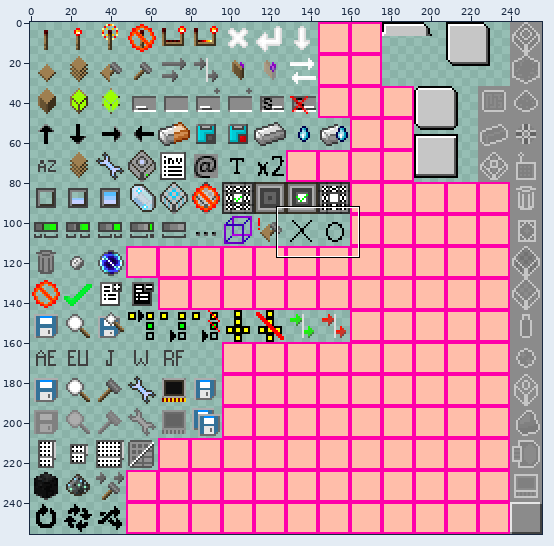
Edited in one commit: sprite sheet (src/main/resources/assets/appliedenergistics2/textures/guis/states.png). The picture above shows the old version from afar; the outline marks the close-up.
Close-up. Earlier state:
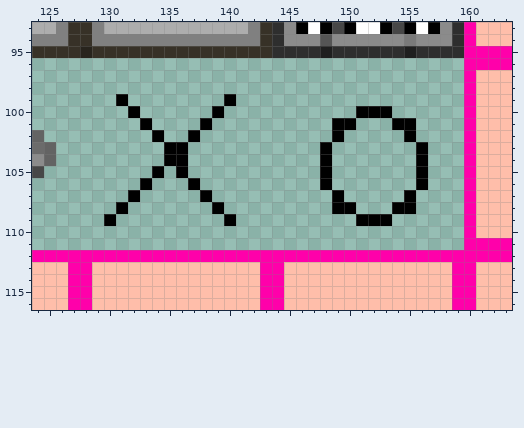
The file is 256x256 pixels. Pixels under 10% opacity are left out. Colours within 5 levels of each other are drawn and written as one. Shown: x 124..163, y 93..116. The commit also changed other parts of the picture, which this record leaves out.
New version:
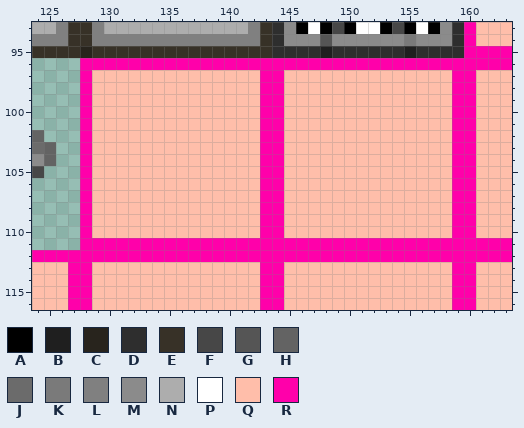
Palette (. is transparent): A #000000  B #1f1f1f  C #28241d  D #2e2e2e  E #373127  F #474747  G #555555  H #636363  J #6b6b6b  K #7a7a7a  L #808080  M #8b8b8b  N #adadad  P #ffffff  Q #ffbeaa  R #ff00aa
Difference:
y 96: x 128..159 ................................ -> RRRRRRRRRRRRRRRRRRRRRRRRRRRRRRRR
y 97..98: x 128..159 ................................ -> RQQQQQQQQQQQQQQRRQQQQQQQQQQQQQQR
y 99: x 128..159 ...A........A................... -> RQQQQQQQQQQQQQQRRQQQQQQQQQQQQQQR
y 100: x 128..159 ....A......A...........AAA...... -> RQQQQQQQQQQQQQQRRQQQQQQQQQQQQQQR
y 101: x 128..159 .....A....A..........AA...AA.... -> RQQQQQQQQQQQQQQRRQQQQQQQQQQQQQQR
y 102: x 128..159 ......A..A...........A.....A.... -> RQQQQQQQQQQQQQQRRQQQQQQQQQQQQQQR
y 103..104: x 128..159 .......AA...........A.......A... -> RQQQQQQQQQQQQQQRRQQQQQQQQQQQQQQR
y 105: x 128..159 ......A.A...........A.......A... -> RQQQQQQQQQQQQQQRRQQQQQQQQQQQQQQR
y 106: x 128..159 .....A...A..........A.......A... -> RQQQQQQQQQQQQQQRRQQQQQQQQQQQQQQR
y 107: x 128..159 ....A.....A..........A.....A.... -> RQQQQQQQQQQQQQQRRQQQQQQQQQQQQQQR
y 108: x 128..159 ...A.......A.........AA...AA.... -> RQQQQQQQQQQQQQQRRQQQQQQQQQQQQQQR
y 109: x 128..159 ..A.........A..........AAA...... -> RQQQQQQQQQQQQQQRRQQQQQQQQQQQQQQR
y 110: x 128..159 ................................ -> RQQQQQQQQQQQQQQRRQQQQQQQQQQQQQQR
y 111: x 128..159 ................................ -> RRRRRRRRRRRRRRRRRRRRRRRRRRRRRRRR
